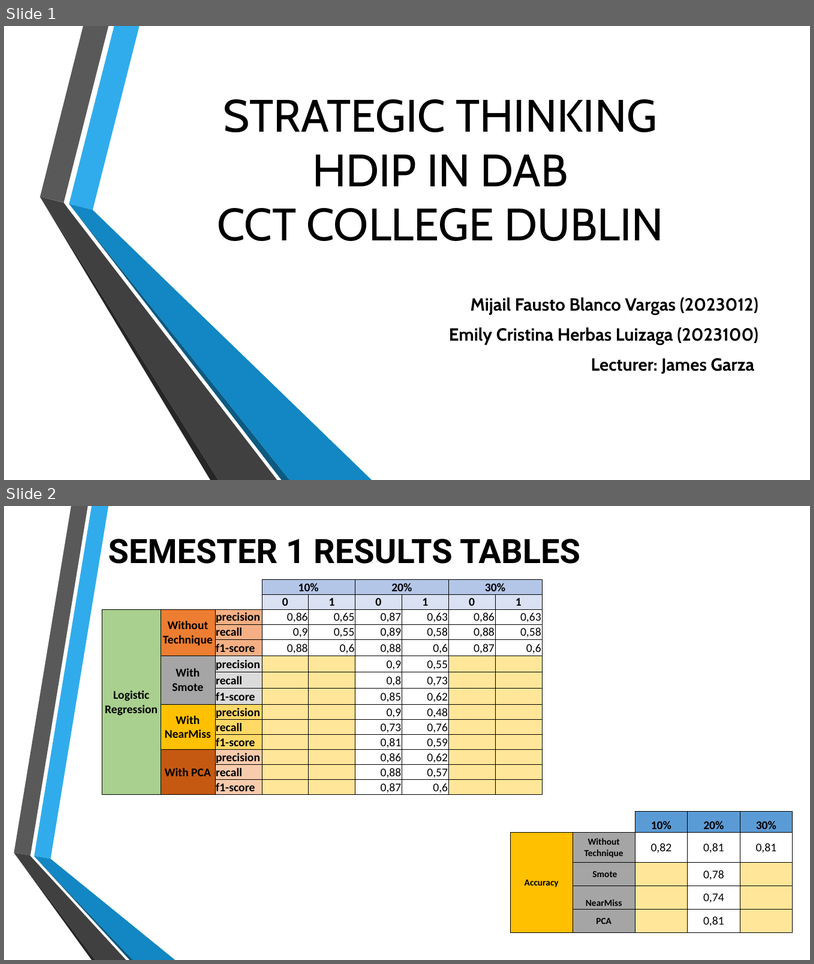
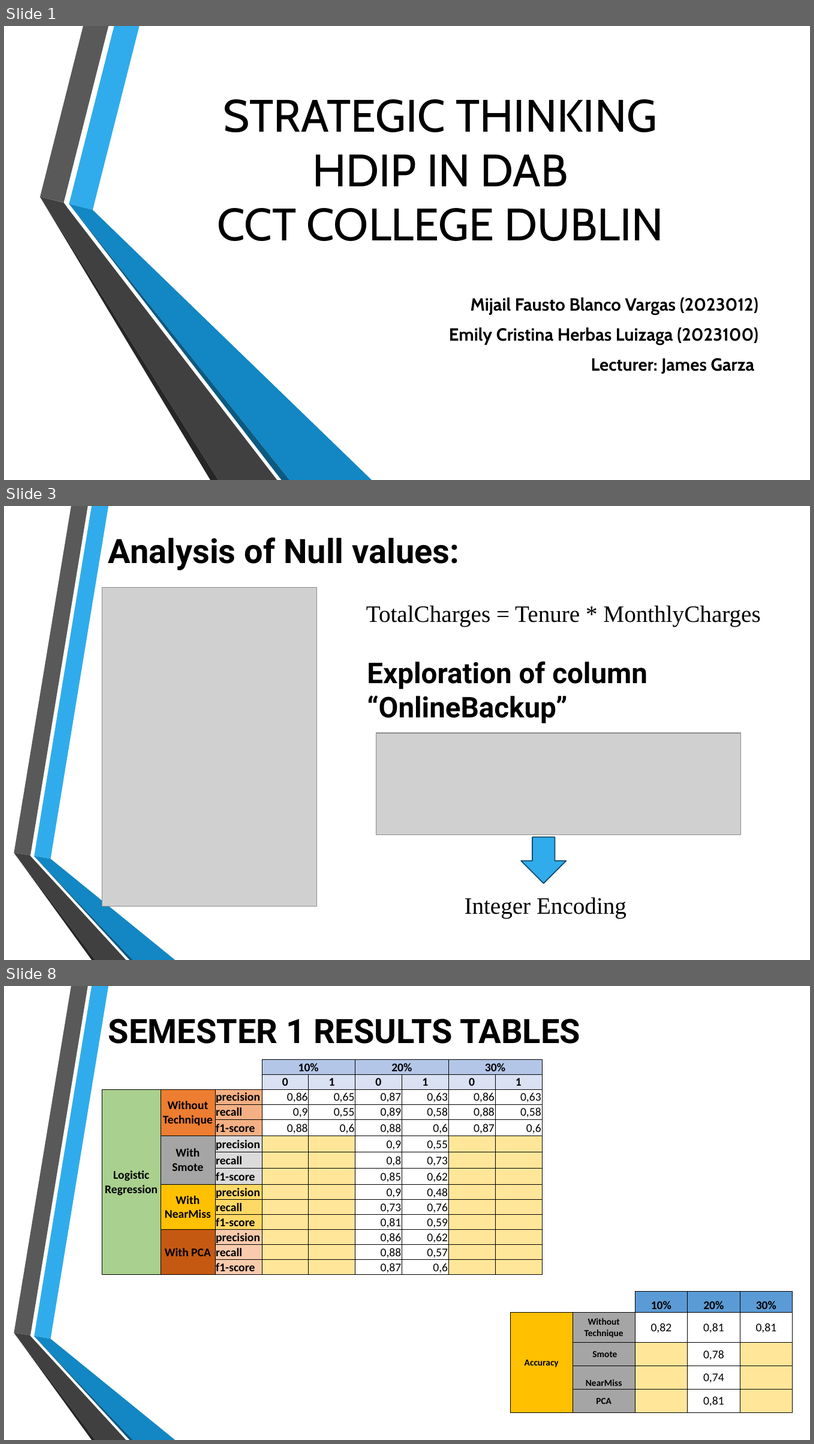
Before and after one commit to mijailbv/Churn_Prediction-Strategic_Thinking, a slide deck: Presentation.pptx. Shown one above the other, each under a label of ours: slides 1 and 2 before the commit, slides 1, 3 and 8 after it; the slides between them are not shown. The pictures are 814x964 and 814x1444 pixels, drawn with LibreOffice and Linux fonts; fonts in the diff are those of the drawing; grey boxes stand for pictures; background and template pictures are left out. Boxes give left, top, right and bottom in pixels: in the first picture for what was removed or moved away, otherwise in the second. Text is boxed around its words. In the diff, an @@ line names an element or a change of style, - is before the commit and + after.

Commit message:
Adding Slides and uploading individual report
- I added a description and  images to the presentation and individual report

```diff
--- a/Presentation.pptx
+++ b/Presentation.pptx
@@ slide 3 added at (x1=4, y1=506, x2=810, y2=960), background picture (left out); not listed: 6 template elements that a slide beside it also shows @@
@@ title added at (x1=108, y1=537, x2=460, y2=570), 40 pt, text #000000, bold @@
+Analysis of Null values:
@@ picture added at (x1=102, y1=588, x2=317, y2=906) @@
@@ text added at (x1=366, y1=605, x2=761, y2=627), 28 pt, text #000000 @@
+TotalCharges = Tenure * MonthlyCharges
@@ text added at (x1=367, y1=661, x2=648, y2=723), 34 pt, text #000000, bold @@
+Exploration of column “OnlineBackup”
@@ picture added at (x1=376, y1=733, x2=741, y2=834) @@
@@ down arrow added at (x1=521, y1=837, x2=566, y2=883), fill #30ACEC, outline #154B67 1.25 pt @@
@@ text added at (x1=465, y1=897, x2=627, y2=918), 28 pt, text #000000 @@
+Integer Encoding
@@ what was slide 2 is now slide 8 @@
```
Also in this commit, not shown: 1 slide changed, 4 other slides added, 2 other files.
